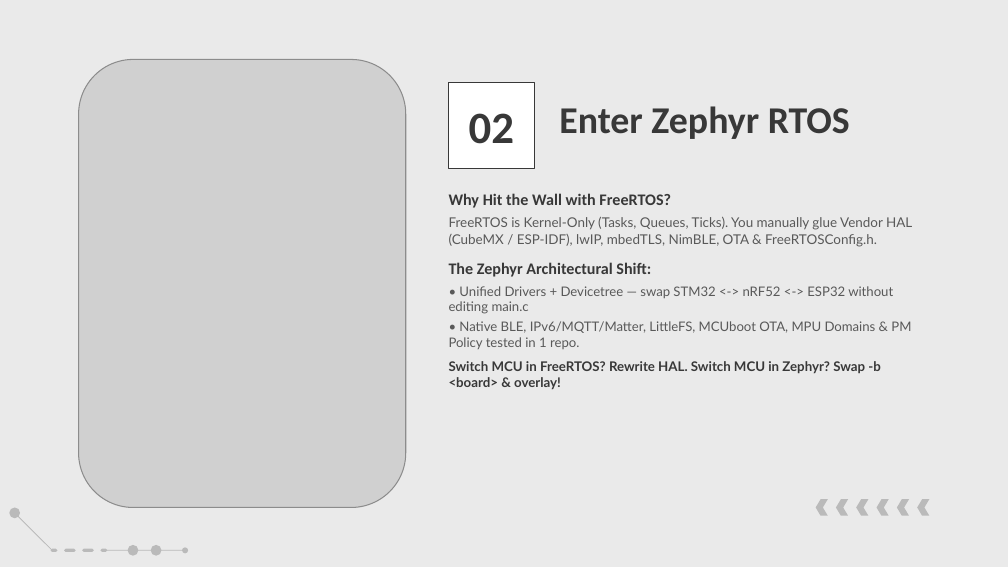
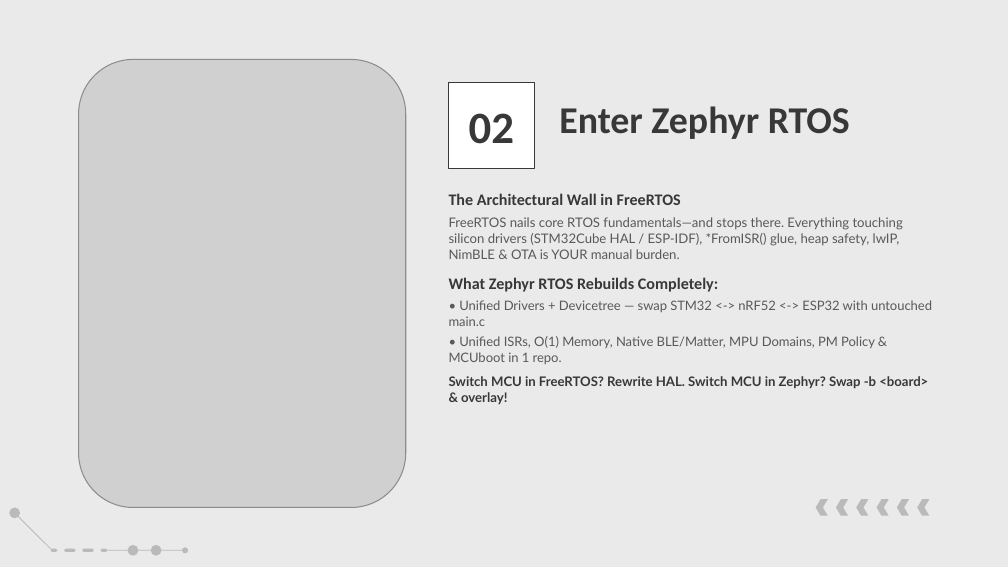
Before and after one commit to amrsaeedcse/zephyr-vs-freertos-presentation, a slide deck: slide 13 of Zephyr_RTOS_vs_FreeRTOS.pptx (slide 11 before the commit). Drawn at 1008x567 pixels with LibreOffice and Linux fonts; fonts in the diff are those of the drawing; grey boxes stand for pictures; background and template pictures are left out. Boxes give left, top, right and bottom in pixels: in the first picture for what was removed or moved away, otherwise in the second. Text is boxed around its words. In the diff, an @@ line names an element or a change of style, - is before the commit and + after.

```diff
--- a/Zephyr_RTOS_vs_FreeRTOS.pptx
+++ b/Zephyr_RTOS_vs_FreeRTOS.pptx
@@ text at [449, 193, 932, 364]: text changed @@
-Why Hit the Wall with FreeRTOS?
-FreeRTOS is Kernel-Only (Tasks, Queues, Ticks). You manually glue Vendor HAL (CubeMX / ESP-IDF), lwIP, mbedTLS, NimBLE, OTA & FreeRTOSConfig.h.
-The Zephyr Architectural Shift:
-• Unified Drivers + Devicetree — swap STM32 <-> nRF52 <-> ESP32 without editing main.c
-• Native BLE, IPv6/MQTT/Matter, LittleFS, MCUboot OTA, MPU Domains & PM Policy tested in 1 repo.
+The Architectural Wall in FreeRTOS
+FreeRTOS nails core RTOS fundamentals—and stops there. Everything touching silicon drivers (STM32Cube HAL / ESP-IDF), *FromISR() glue, heap safety, lwIP, NimBLE & OTA is YOUR manual burden.
+What Zephyr RTOS Rebuilds Completely:
+• Unified Drivers + Devicetree — swap STM32 <-> nRF52 <-> ESP32 with untouched main.c
+• Unified ISRs, O(1) Memory, Native BLE/Matter, MPU Domains, PM Policy & MCUboot in 1 repo.
@@ text at [449, 376, 928, 404]: size 9.5 to 9.4 pt in "Switch MCU in FreeRTOS? Rewrite HAL. Switch ..." @@
```
Also in this commit, not shown: 10 other slides changed, 8 slides added, 6 slides removed, 2 other files.
